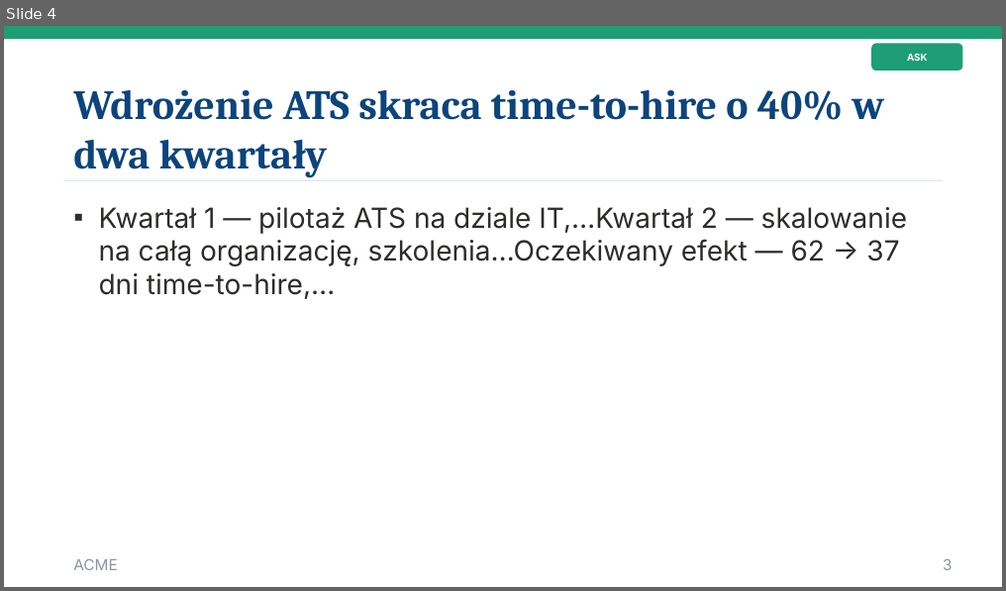
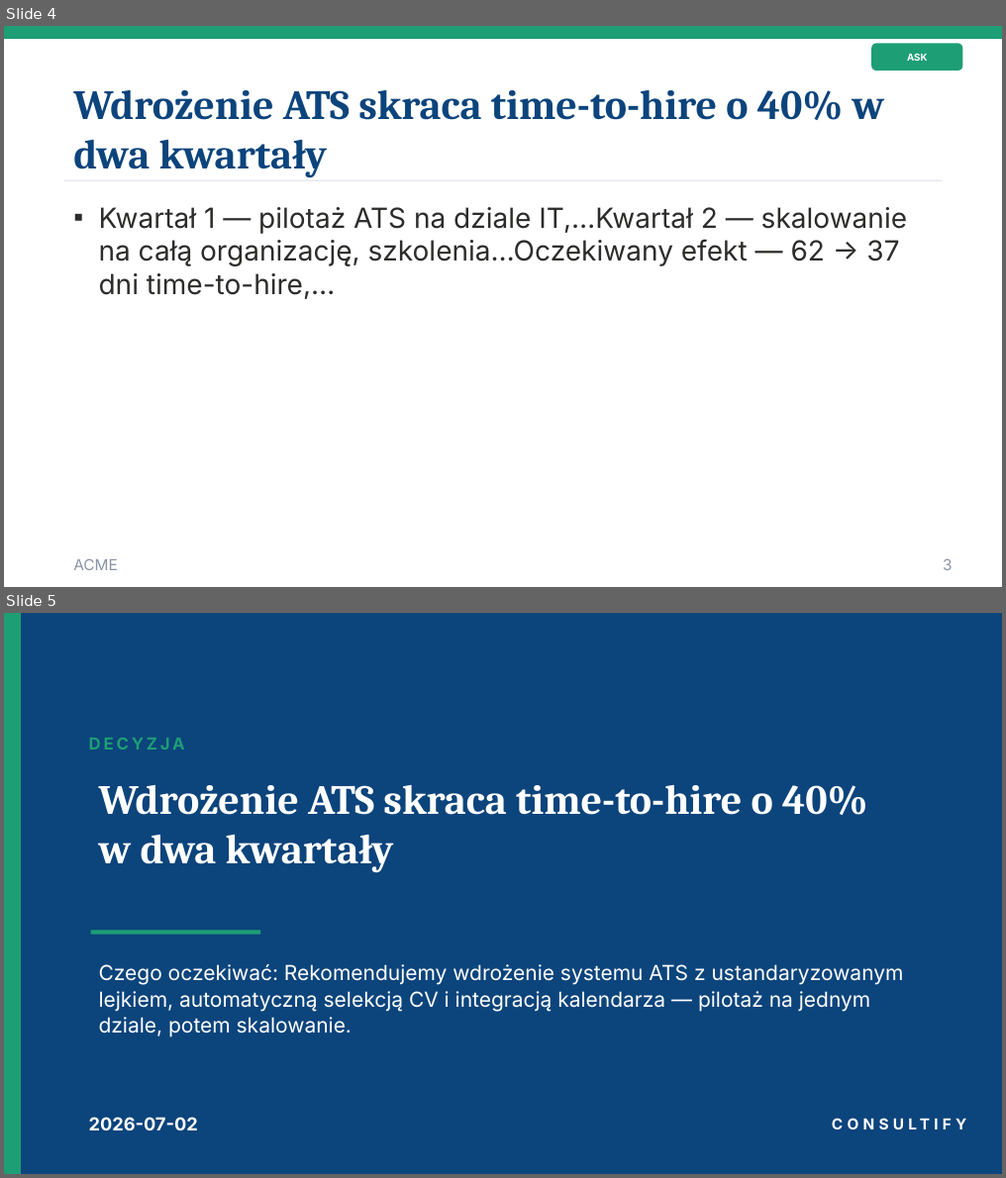
Before and after one commit to PiotrWisniewskiDBR77/consultify, a slide deck: docs/qa/deliverables/runs/PPTX-STYLE-SAMPLE-after.pptx. Shown one above the other, each under a label of ours: slide 4 before the commit, slides 4 and 5 after it. The pictures are 1006x591 and 1006x1178 pixels, drawn with LibreOffice and Linux fonts; fonts in the diff are those of the drawing. Boxes give left, top, right and bottom in pixels: in the first picture for what was removed or moved away, otherwise in the second. Text is boxed around its words. In the diff, an @@ line names an element or a change of style, - is before the commit and + after.

```diff
--- a/docs/qa/deliverables/runs/PPTX-STYLE-SAMPLE-after.pptx
+++ b/docs/qa/deliverables/runs/PPTX-STYLE-SAMPLE-after.pptx
@@ slide 5 added at [4,613,1002,1174], background #0C447C @@
@@ rectangle added at [4,613,20,1173], fill #1D9E75, outline #1D9E75 1 pt @@
@@ text added at [89,738,185,750], 12 pt, text #1D9E75, bold @@
+DECYZJA
@@ text added at [99,785,868,873], 30 pt, text #FFFFFF, bold @@
+Wdrożenie ATS skraca time-to-hire o 40% w dwa kwartały
@@ line added from (91, 933) to (260, 933), #1D9E75 3 pt @@
@@ text added at [99,964,904,1038], 15 pt, text #FFFFFF @@
+Czego oczekiwać: Rekomendujemy wdrożenie systemu ATS z ustandaryzowanym lejkiem, automatyczną selekcją CV i integracją kalendarza — pilotaż na jednym dziale, potem skalowanie.
@@ text added at [89,1117,198,1131], 13 pt, text #FFFFFF, bold @@
+2026-07-02
@@ text added at [703,1104,967,1144], 11 pt, text #FFFFFF, bold @@
+CONSULTIFY
```
Also in this commit, not shown: 1 slide removed, 9 other files.
